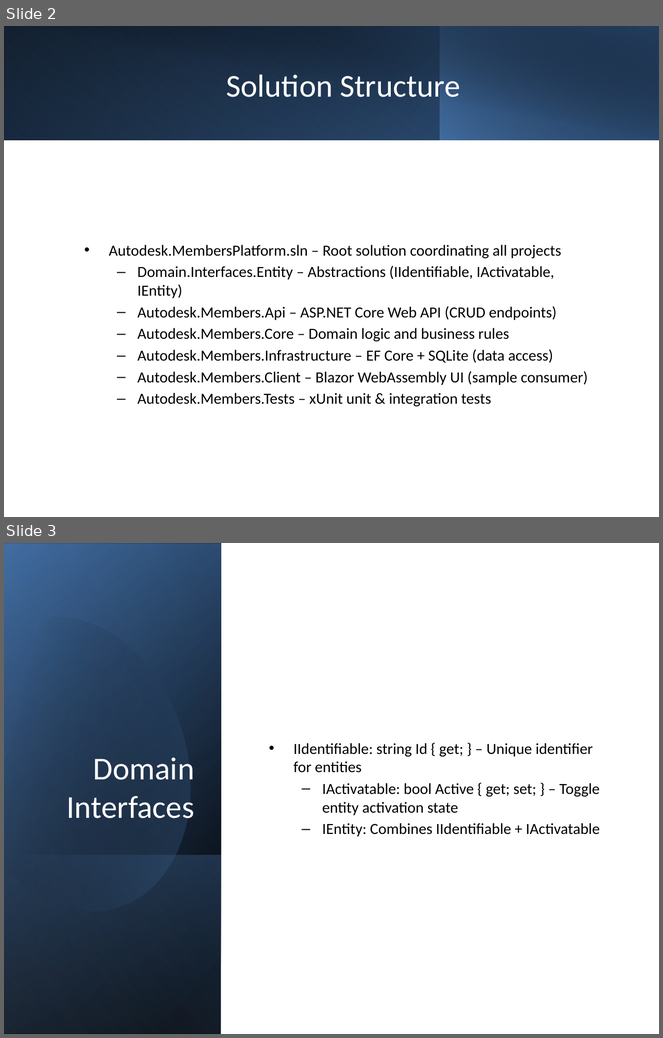
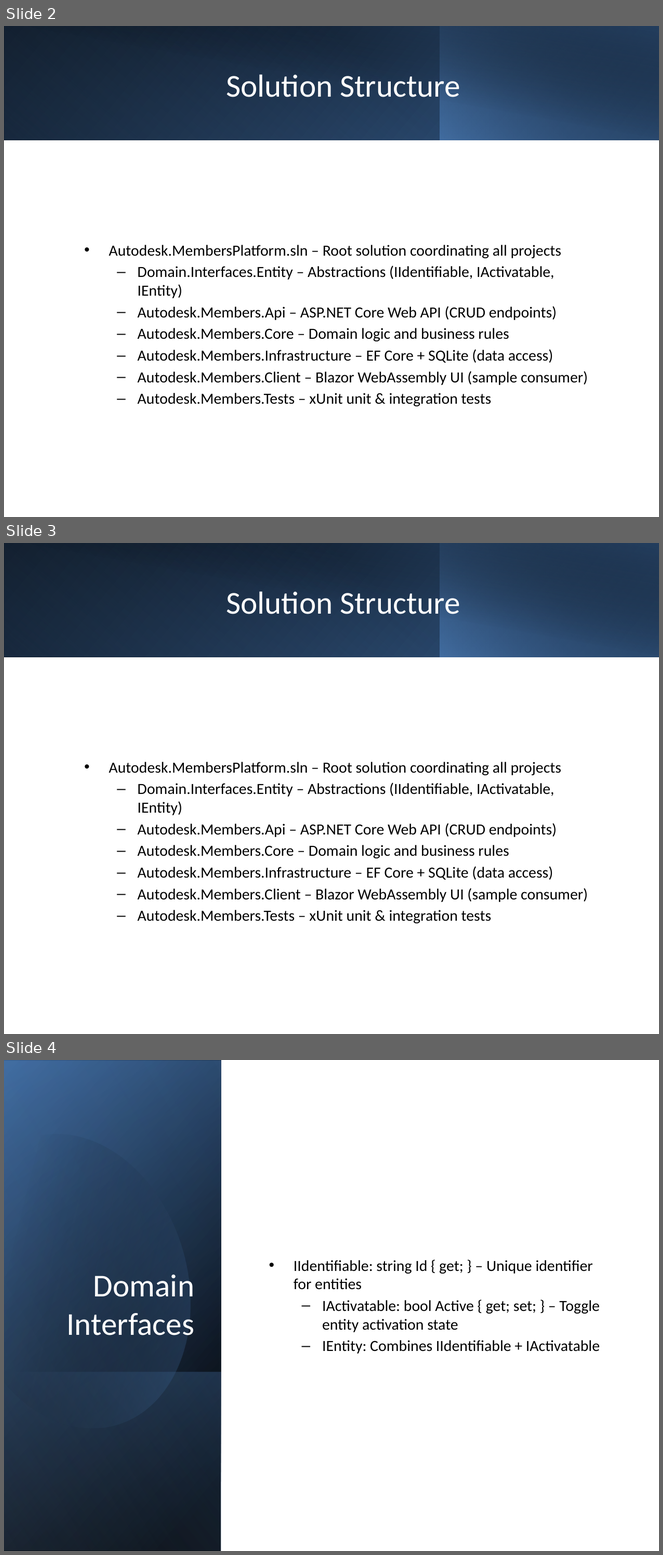
Before and after one commit to gabrielnino/Members, a slide deck: Autodesk_MembersPlatform_Architecture.pptx. Shown one above the other, each under a label of ours: slides 2 and 3 before the commit, slides 2, 3 and 4 after it. The pictures are 663x1038 and 663x1555 pixels, drawn with LibreOffice and Linux fonts; fonts in the diff are those of the drawing. Boxes give left, top, right and bottom in pixels: in the first picture for what was removed or moved away, otherwise in the second. Text is boxed around its words. In the diff, an @@ line names an element or a change of style, - is before the commit and + after.

```diff
--- a/Autodesk_MembersPlatform_Architecture.pptx
+++ b/Autodesk_MembersPlatform_Architecture.pptx
@@ slide 3 added at [4,543,659,1034], background #FFFFFF @@
@@ rectangle added at [4,543,659,657], fill gradient #000000 to #376092 @@
@@ rectangle added at [4,543,440,657], fill gradient #4F81BD to #254061 @@
@@ rectangle added at [29,543,659,657], fill gradient #000000 to #254061 @@
@@ rectangle added at [440,543,659,657], fill gradient #4F81BD to #000000 @@
@@ title added at [226,591,461,622], 35 pt, text #FFFFFF @@
+Solution Structure
@@ text added at [109,762,588,924], 17 pt, text #000000 @@
+• Autodesk.MembersPlatform.sln – Root solution coordinating all projects
+  – Domain.Interfaces.Entity – Abstractions (IIdentifiable, IActivatable, IEntity)
+  – Autodesk.Members.Api – ASP.NET Core Web API (CRUD endpoints)
+  – Autodesk.Members.Core – Domain logic and business rules
+  – Autodesk.Members.Infrastructure – EF Core + SQLite (data access)
+  – Autodesk.Members.Client – Blazor WebAssembly UI (sample consumer)
+  – Autodesk.Members.Tests – xUnit unit & integration tests
@@ what was slide 3 is now slide 4 @@
```
Also in this commit, not shown: 5 other files.
